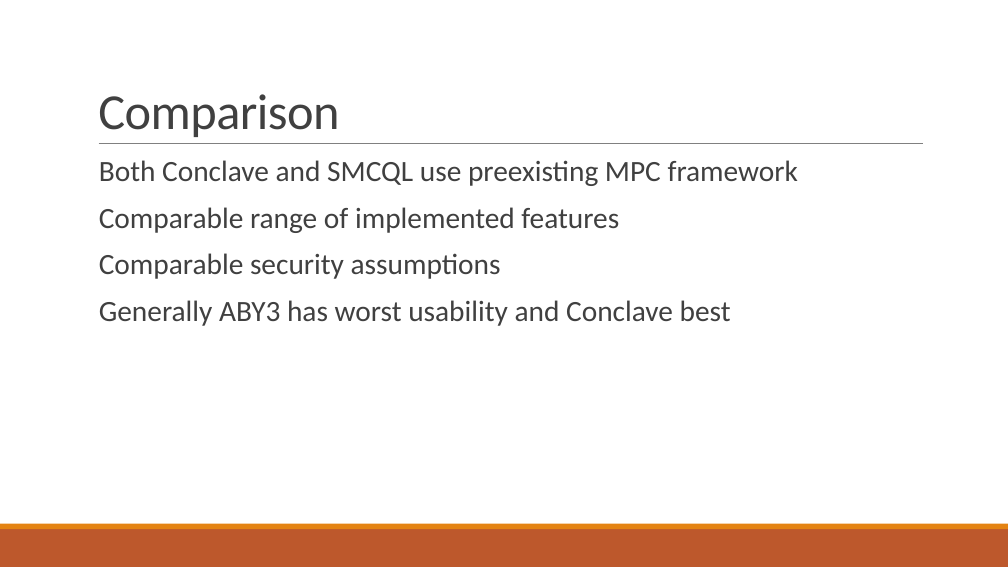
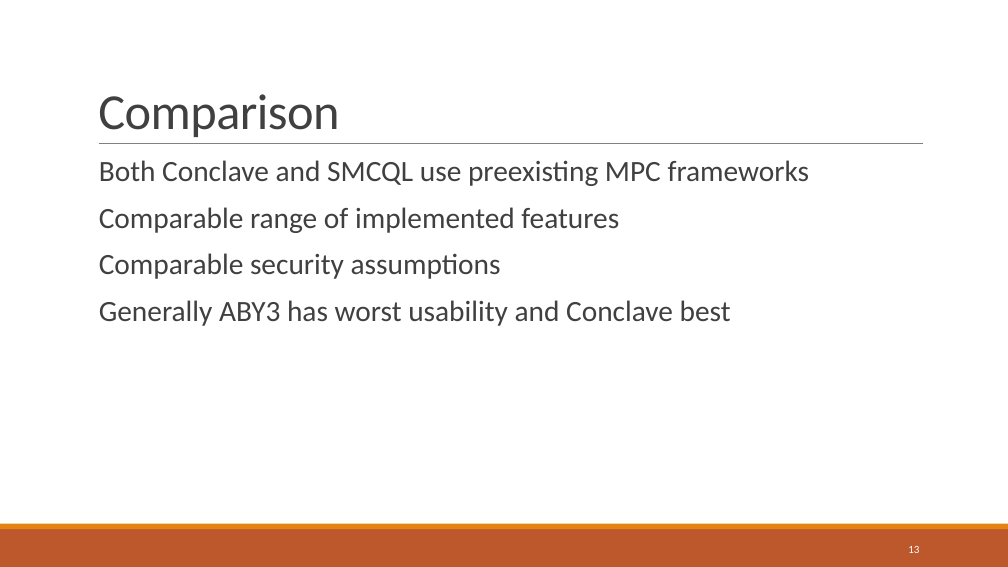
Before and after one commit to niklasUPB/thesis, a slide deck: slide 13 of thesis/Abschlussvortrag.pptx. Drawn at 1008x567 pixels with LibreOffice and Linux fonts; fonts in the diff are those of the drawing. Boxes give left, top, right and bottom in pixels: in the first picture for what was removed or moved away, otherwise in the second. Text is boxed around its words. In the diff, an @@ line names an element or a change of style, - is before the commit and + after.

```diff
--- a/thesis/Abschlussvortrag.pptx
+++ b/thesis/Abschlussvortrag.pptx
@@ text at <box>99,160,810,186</box>: text changed @@
-  Both Conclave and SMCQL use preexisting MPC framework
+  Both Conclave and SMCQL use preexisting MPC frameworks
@@ page number added at <box>908,546,919,553</box>, 10.5 pt, text #FFFFFF @@
+13
```
Also in this commit, not shown: 25 other slides changed.
